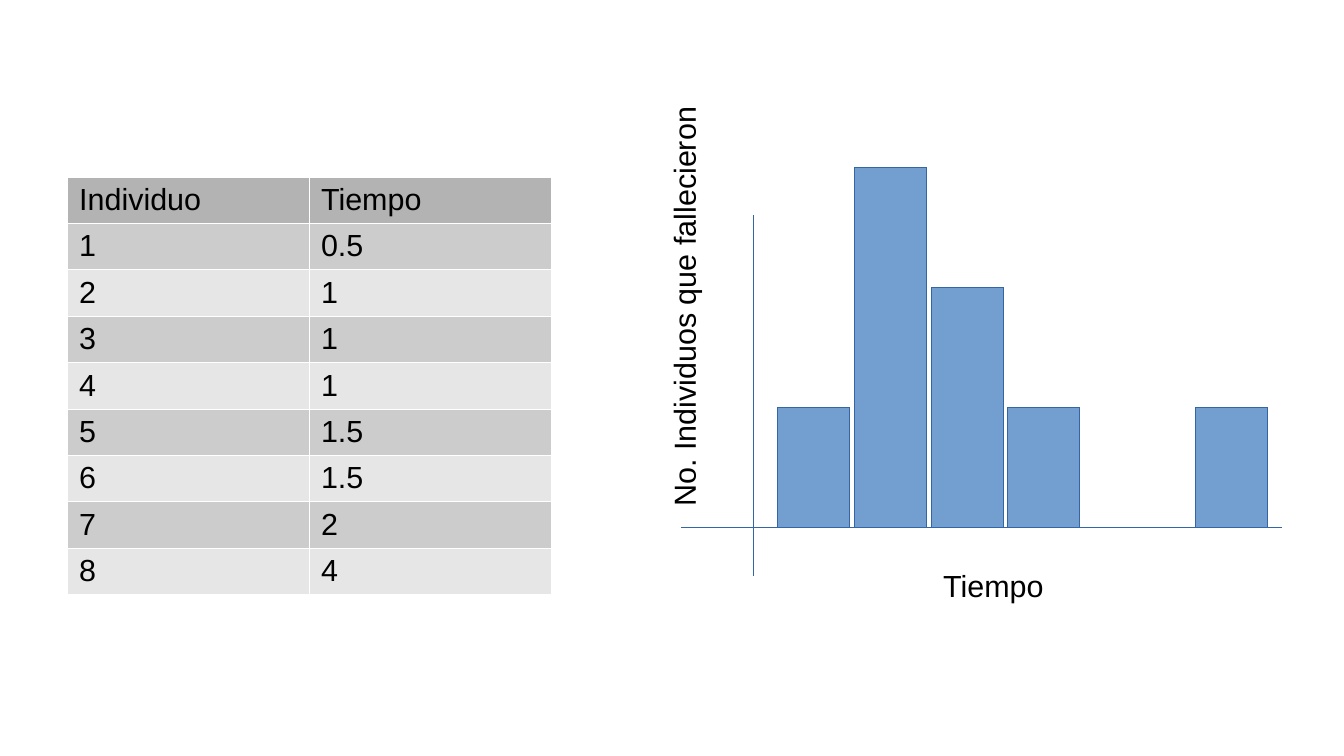
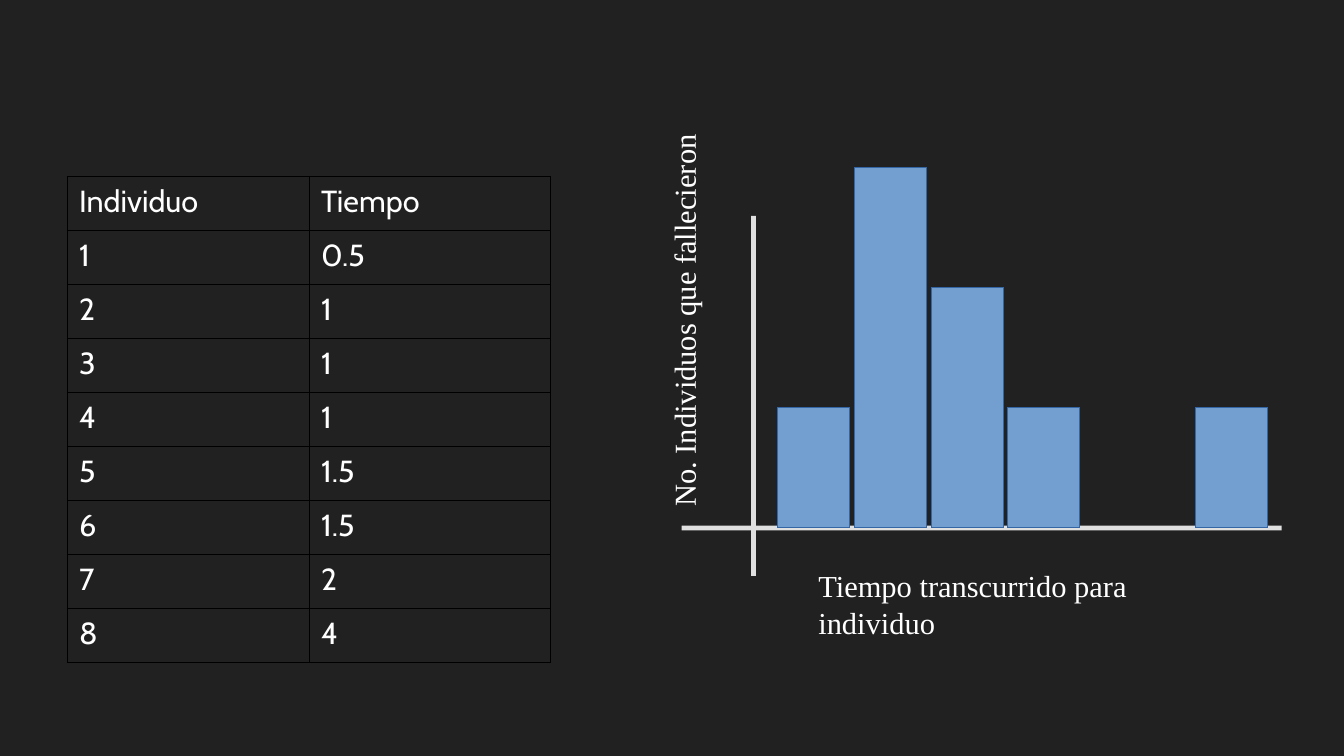
Before and after one commit to gerardommc/Ecologia-Teorica-II, a slide deck: slide 16 of Nicho/Caso-demografico.odp (slide 15 before the commit). Drawn at 1344x756 pixels with LibreOffice and Linux fonts; fonts in the diff are those of the drawing. Boxes give left, top, right and bottom in pixels: in the first picture for what was removed or moved away, otherwise in the second. Text is boxed around its words. In the diff, an @@ line names an element or a change of style, - is before the commit and + after.

```diff
--- a/Nicho/Caso-demografico.odp
+++ b/Nicho/Caso-demografico.odp
@@ background #FFFFFF to #212121 @@
@@ text "No. Individuos que fallecieron" at [669, 147, 703, 505]: font Arial to Times New Roman, text colour #000000 to #FFFFFF @@
@@ table at [67, 177, 550, 649] @@
@@ fill #B3B3B3 to none in row 1 @@
@@ fill #CCCCCC to none in 8 cells @@
@@ fill #E6E6E6 to none in 8 cells @@
@@ font Arial to Cabin, text colour #000000 to #FFFFFF @@
@@ borders changed @@
@@ line (754, 216) - (754, 576): stroke #3465A4 0 pt to #E0E0E0 2.83 pt @@
@@ line (682, 528) - (1282, 528): stroke #3465A4 0 pt to #E0E0E0 2.83 pt @@
@@ text added at [818, 576, 1126, 635], 18 pt, text #FFFFFF @@
+Tiempo transcurrido para individuo
@@ text removed at [943, 575, 1043, 603] @@
-Tiempo
```
Also in this commit, not shown: 20 other slides changed, 2 slides added, 1 slide removed, 4 other files.
